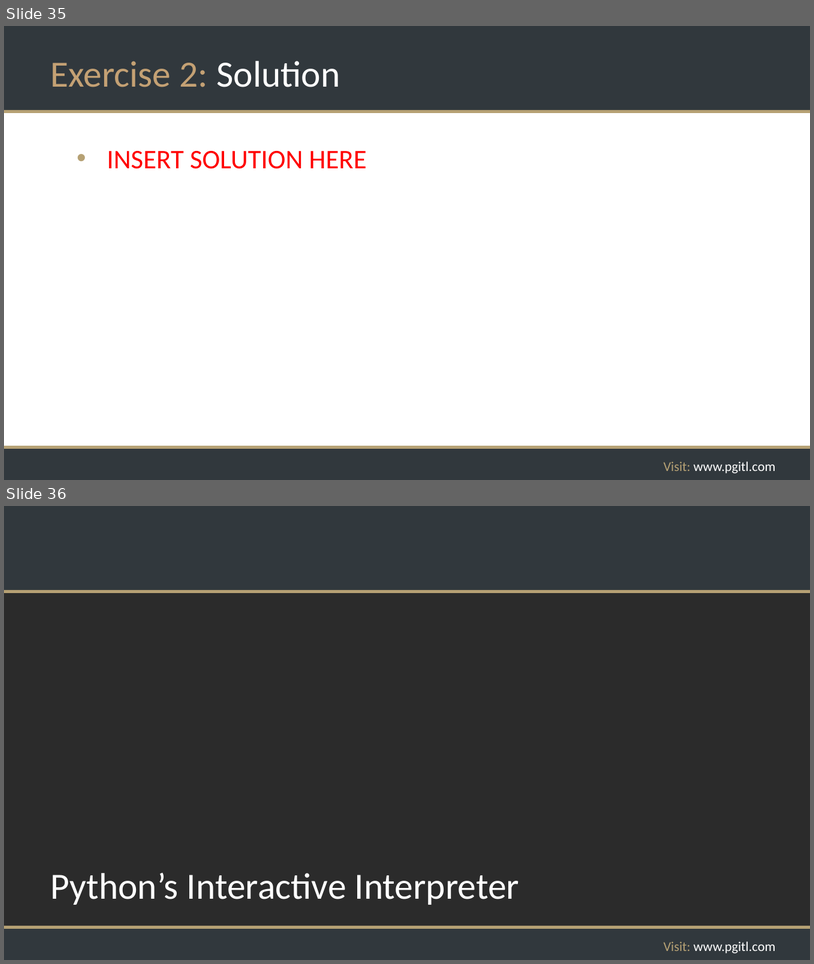
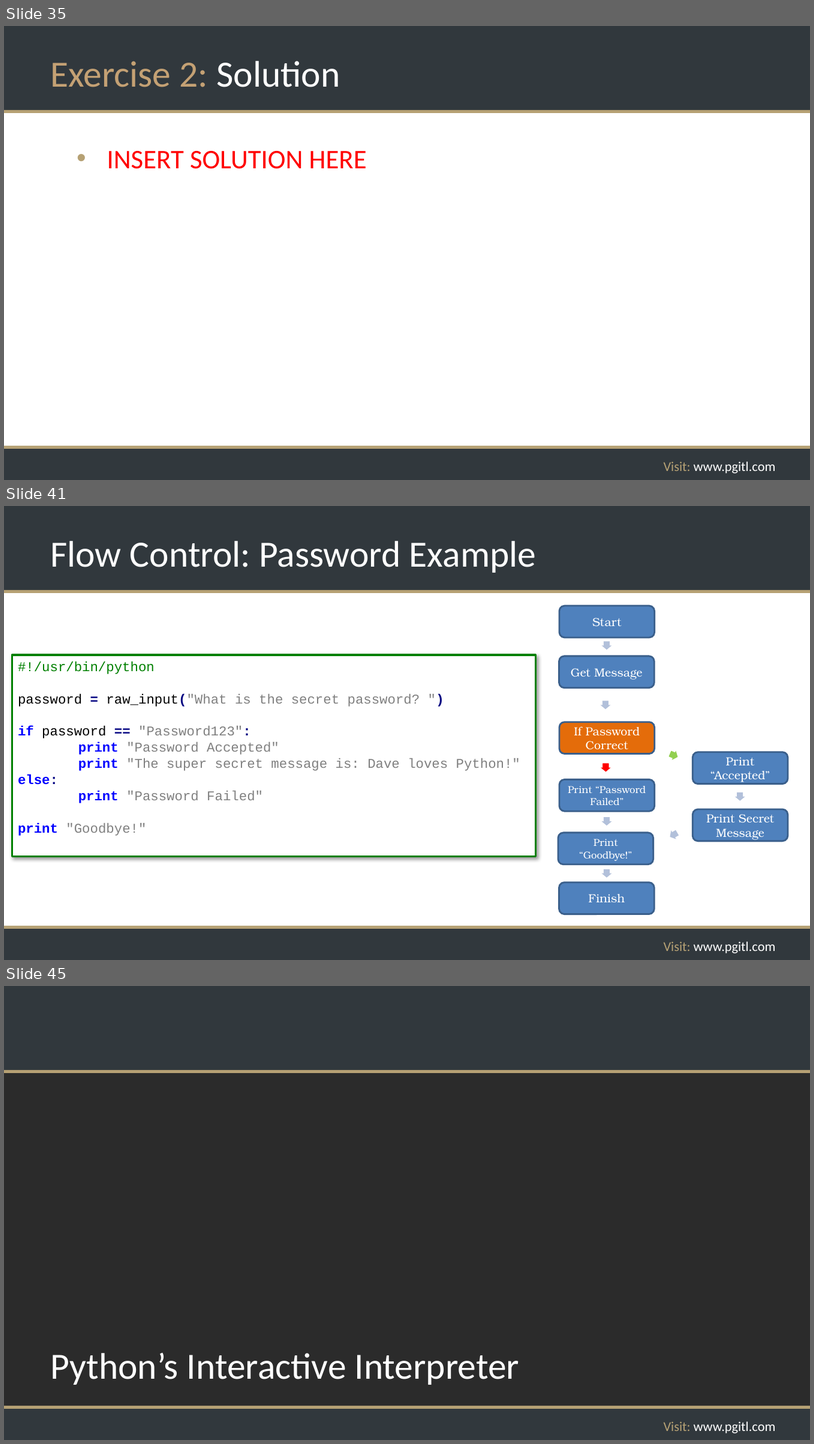
Before and after one commit to rikkouri/project-a, a slide deck: Programming Foundations.pptx. Shown one above the other, each under a label of ours: slides 35 and 36 before the commit, slides 35, 41 and 45 after it; the slides between them are not shown. The pictures are 814x964 and 814x1444 pixels, drawn with LibreOffice and Linux fonts; fonts in the diff are those of the drawing; background and template pictures are left out; a plain dark background stands for a picture behind light text. Boxes give left, top, right and bottom in pixels: in the first picture for what was removed or moved away, otherwise in the second. Text is boxed around its words. In the diff, an @@ line names an element or a change of style, - is before the commit and + after.

```diff
--- a/Programming Foundations.pptx
+++ b/Programming Foundations.pptx
@@ slide 41 added at [4, 506, 810, 960], background #FFFFFF; not listed: 5 template elements that a slide beside it also shows @@
@@ title added at [50, 541, 536, 573], 44 pt, text #FFFFFF @@
+Flow Control: Password Example
@@ rounded rectangle added at [560, 606, 655, 637], fill #4F81BD, outline #3A5F8C 2 pt, 14 pt, text #FFFFFF @@
+Start
@@ right arrow added at [602, 641, 612, 649], fill #B3C1DB @@
@@ rectangle added at [12, 655, 536, 856], fill #FFFFFF, outline #008000 2.25 pt, 16 pt, text #808080 @@
+#!/usr/bin/python
+password = raw_input("What is the secret password? ")
+if password == "Password123":
+print "Password Accepted"
+print "The super secret message is: Dave loves Python!"
+else:
+print "Password Failed"
+print "Goodbye!"
@@ rounded rectangle added at [560, 656, 654, 687], fill #4F81BD, outline #3A5F8C 2 pt, 14 pt, text #FFFFFF @@
+Get Message
@@ right arrow added at [601, 700, 611, 709], fill #B3C1DB @@
@@ rounded rectangle added at [560, 722, 655, 753], fill #E46C0A, outline #3A5F8C 2 pt, 14 pt, text #FFFFFF @@
+If Password Correct
@@ right arrow added at [668, 749, 680, 762], fill #92D050 @@
@@ rectangle added at [669, 751, 677, 759], fill #92D050 @@
@@ rounded rectangle added at [693, 751, 788, 783], fill #4F81BD, outline #3A5F8C 2 pt, 14 pt, text #FFFFFF @@
+Print “Accepted”
@@ right arrow added at [601, 763, 611, 772], fill #FF0000 @@
@@ rectangle added at [603, 763, 609, 769], fill #FF0000 @@
@@ rounded rectangle added at [560, 780, 655, 811], fill #4F81BD, outline #3A5F8C 2 pt, 12 pt, text #FFFFFF @@
+Print “Password Failed”
@@ right arrow added at [735, 792, 746, 801], fill #B3C1DB @@
@@ rounded rectangle added at [693, 809, 788, 841], fill #4F81BD, outline #3A5F8C 2 pt, 14 pt, text #FFFFFF @@
+Print Secret Message
@@ right arrow added at [602, 817, 612, 826], fill #B3C1DB @@
@@ right arrow added at [668, 828, 681, 841], fill #B3C1DB @@
@@ rounded rectangle added at [559, 832, 654, 864], fill #4F81BD, outline #3A5F8C 2 pt, 12 pt, text #FFFFFF @@
+Print “Goodbye!”
@@ rounded rectangle added at [560, 882, 654, 914], fill #4F81BD, outline #3A5F8C 2 pt, 14 pt, text #FFFFFF @@
+Finish
@@ right arrow added at [602, 869, 612, 878], fill #B3C1DB @@
@@ what was slide 36 is now slide 45 @@
```
Also in this commit, not shown: 1 slide changed, 13 other slides added.
